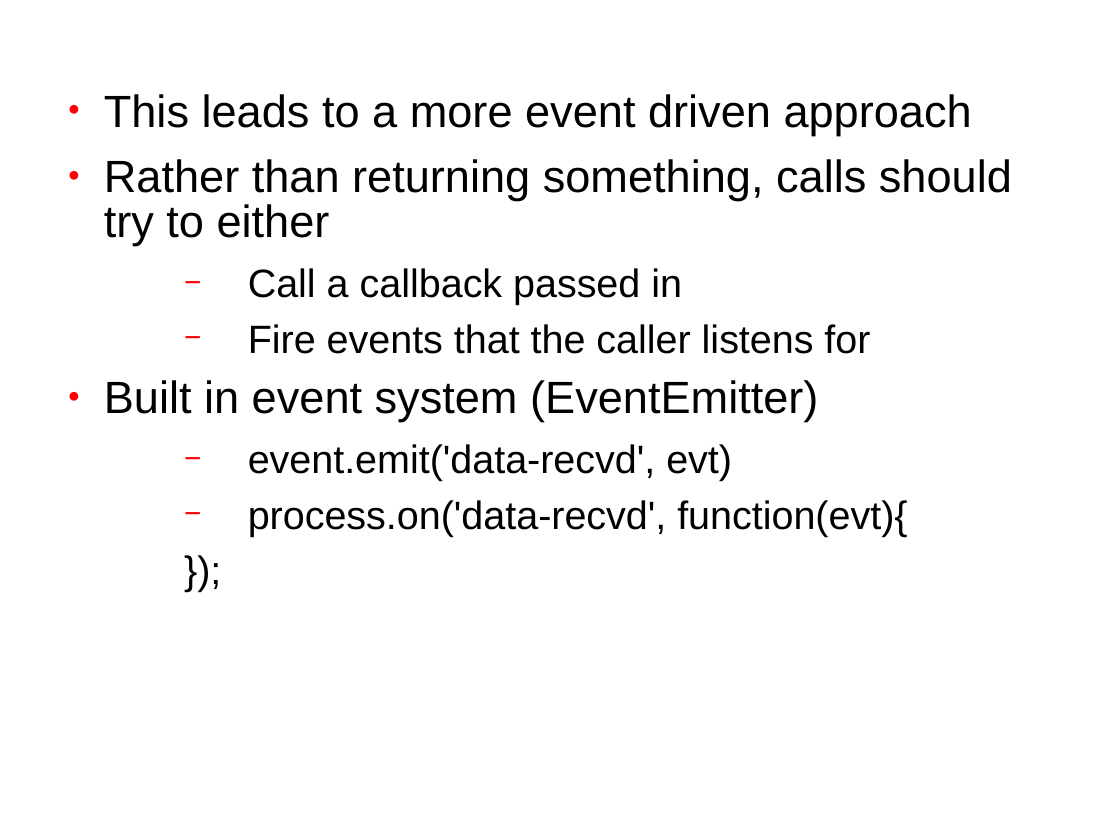
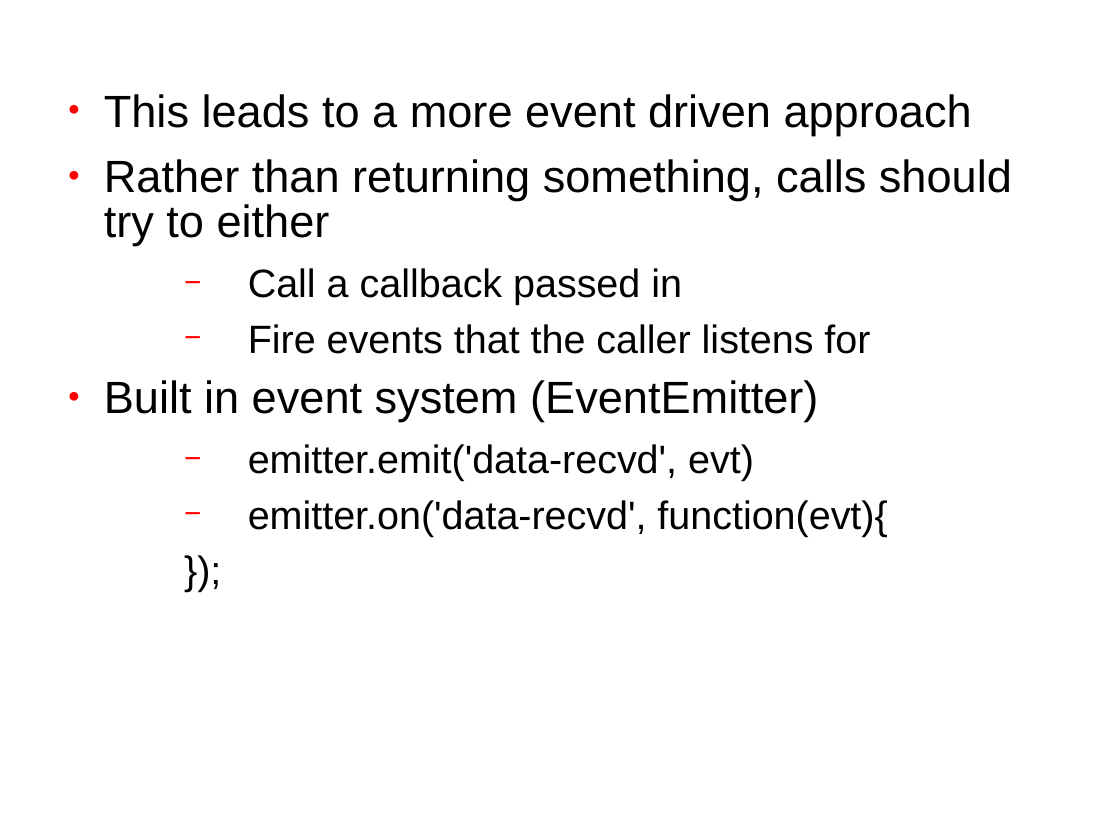
Before and after one commit to jamescarr/intro-to-nodejs, a slide deck: slide 6 of IntroToNodeJs.ppt. Drawn at 1120x840 pixels with LibreOffice and Linux fonts; fonts in the diff are those of the drawing; background and template pictures are left out. Boxes give left, top, right and bottom in pixels: in the first picture for what was removed or moved away, otherwise in the second. Text is boxed around its words. In the diff, an @@ line names an element or a change of style, - is before the commit and + after.

```diff
--- a/IntroToNodeJs.ppt
+++ b/IntroToNodeJs.ppt
@@ text at [248,444,887,536]: text changed @@
-  − event.emit('data-recvd', evt)
-  − process.on('data-recvd', function(evt){
+  − emitter.emit('data-recvd', evt)
+  − emitter.on('data-recvd', function(evt){
```
Also in this commit, not shown: 2 other slides changed.
